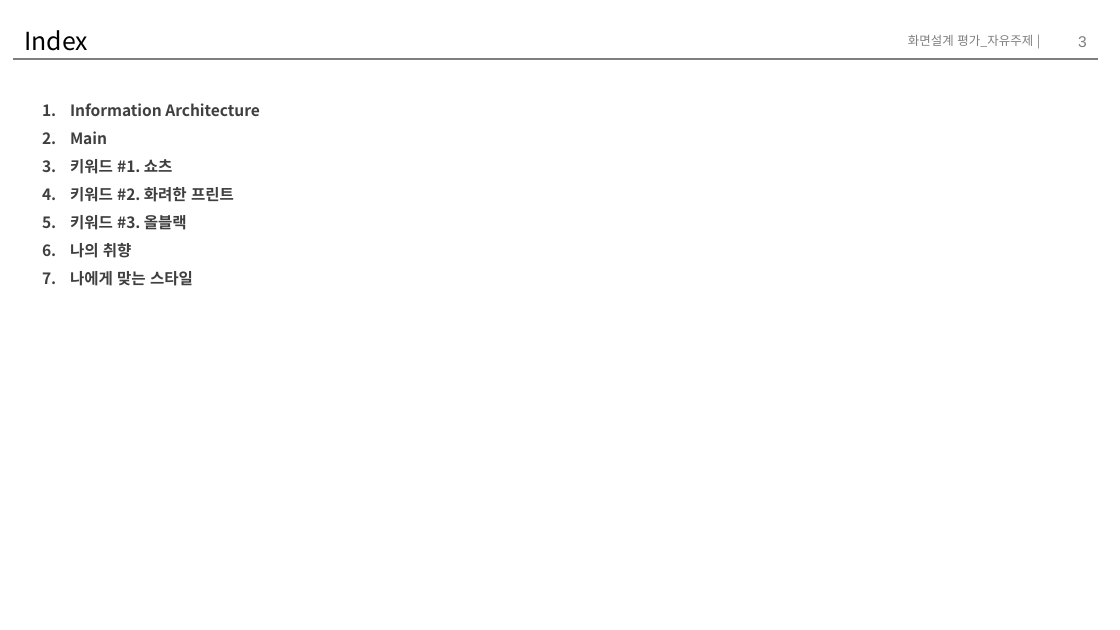
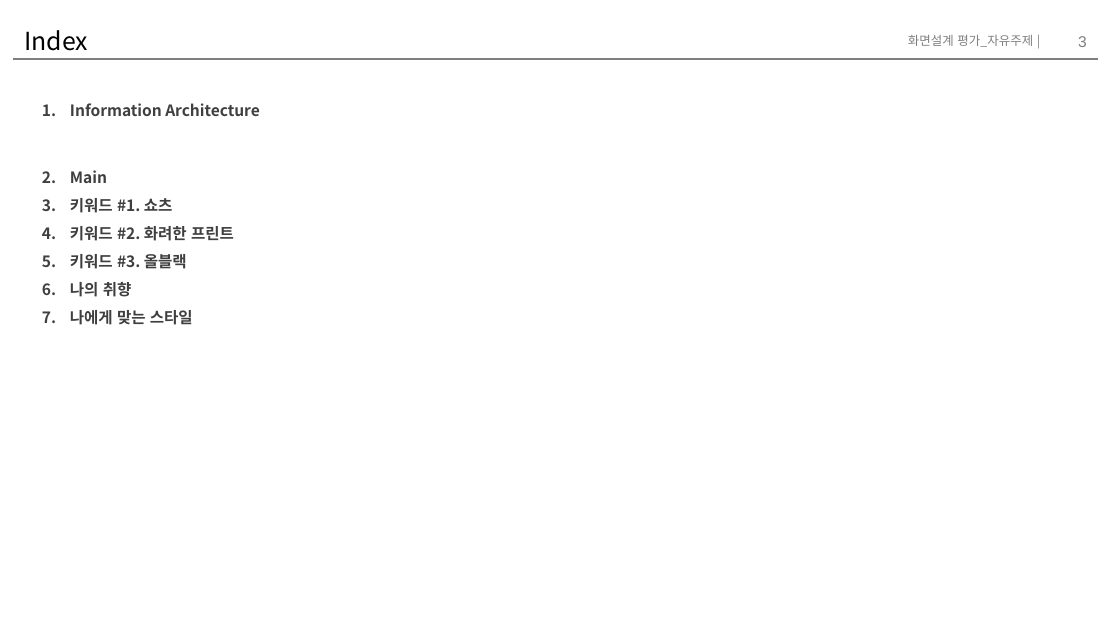
Before and after one commit to chaemilee9012/TIL2020, a slide deck: slide 3 of assignment/storyboard/이채미.pptx. Drawn at 1120x630 pixels with LibreOffice and Linux fonts; fonts in the diff are those of the drawing. Boxes give left, top, right and bottom in pixels: in the first picture for what was removed or moved away, otherwise in the second. Text is boxed around its words. In the diff, an @@ line names an element or a change of style, - is before the commit and + after.

```diff
--- a/assignment/storyboard/이채미.pptx
+++ b/assignment/storyboard/이채미.pptx
@@ text "Information Architecture" rewrapped from box(70, 103, 260, 286) to box(70, 103, 260, 325) @@
```
Also in this commit, not shown: 5 other slides changed, 1 slide added, 3 slides removed, 2 other files.
